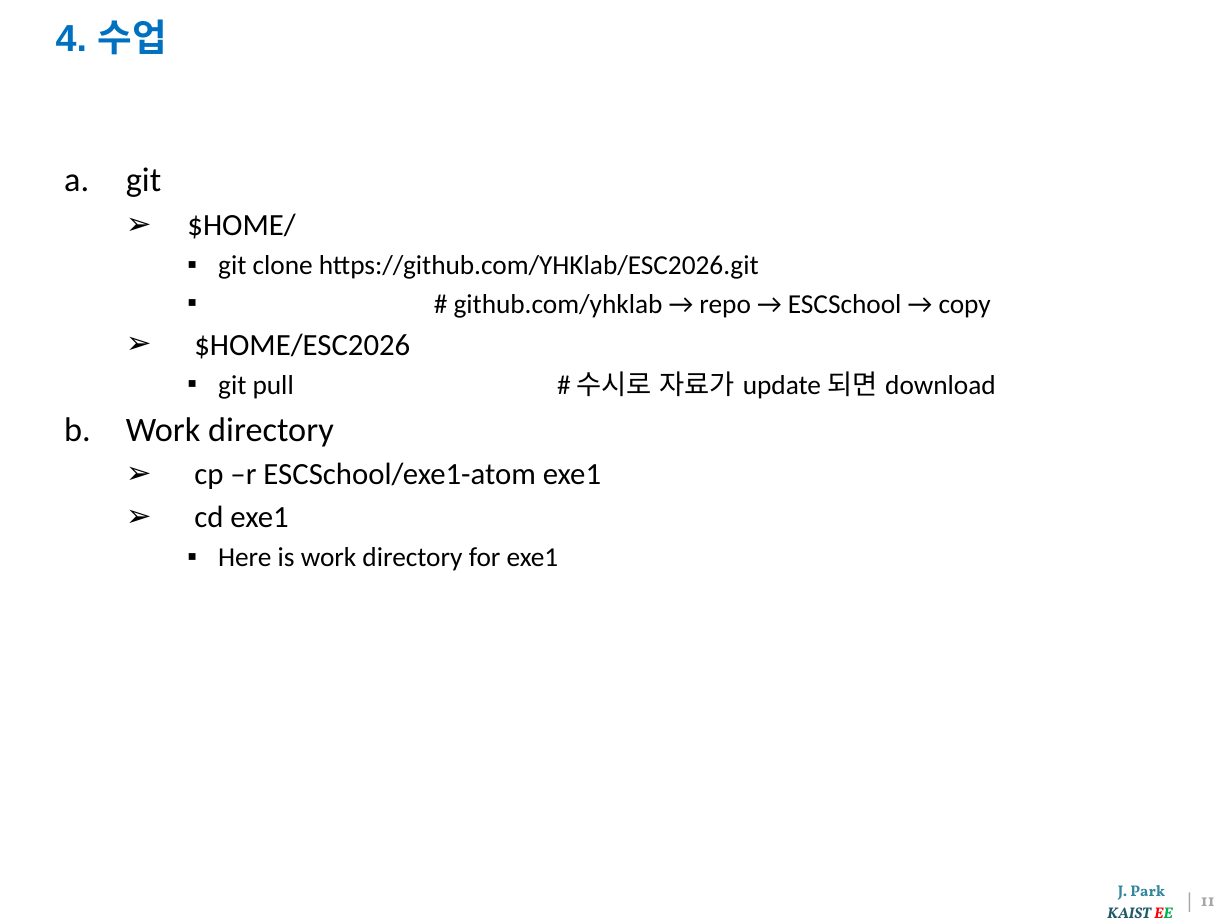
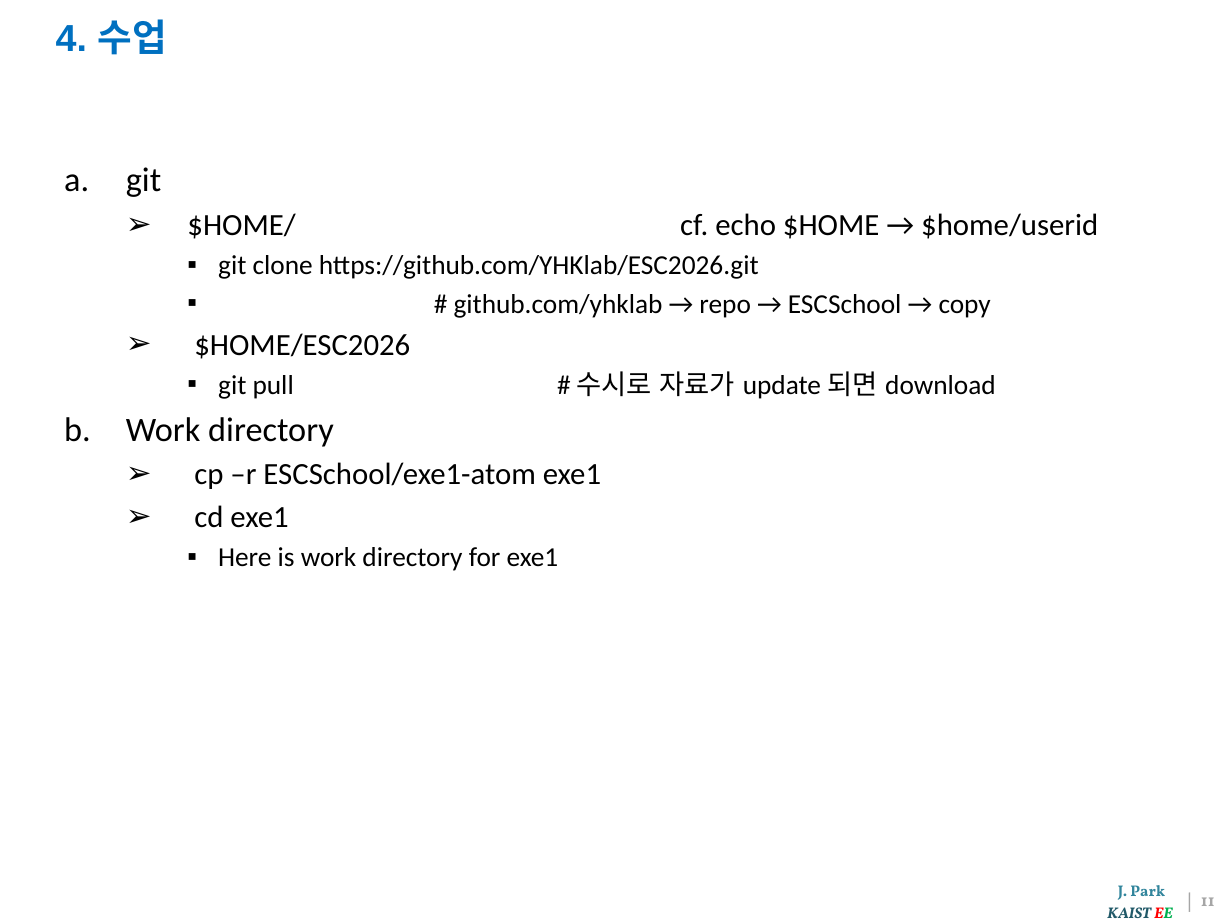
Before and after one commit to YHKlab/ESC2026, a slide deck: slide 12 of exe1-atom/exe1-note.pptx. Drawn at 1232x924 pixels with LibreOffice and Linux fonts; fonts in the diff are those of the drawing; background and template pictures are left out. Boxes give left, top, right and bottom in pixels: in the first picture for what was removed or moved away, otherwise in the second. Text is boxed around its words. In the diff, an @@ line names an element or a change of style, - is before the commit and + after.

```diff
--- a/exe1-atom/exe1-note.pptx
+++ b/exe1-atom/exe1-note.pptx
@@ text at (x1=187, y1=213, x2=1098, y2=239): text changed @@
-  ➢ $HOME/
+  ➢ $HOME/ cf. echo $HOME → $home/userid
```
Also in this commit, not shown: 6 other slides changed, 1 other file.
